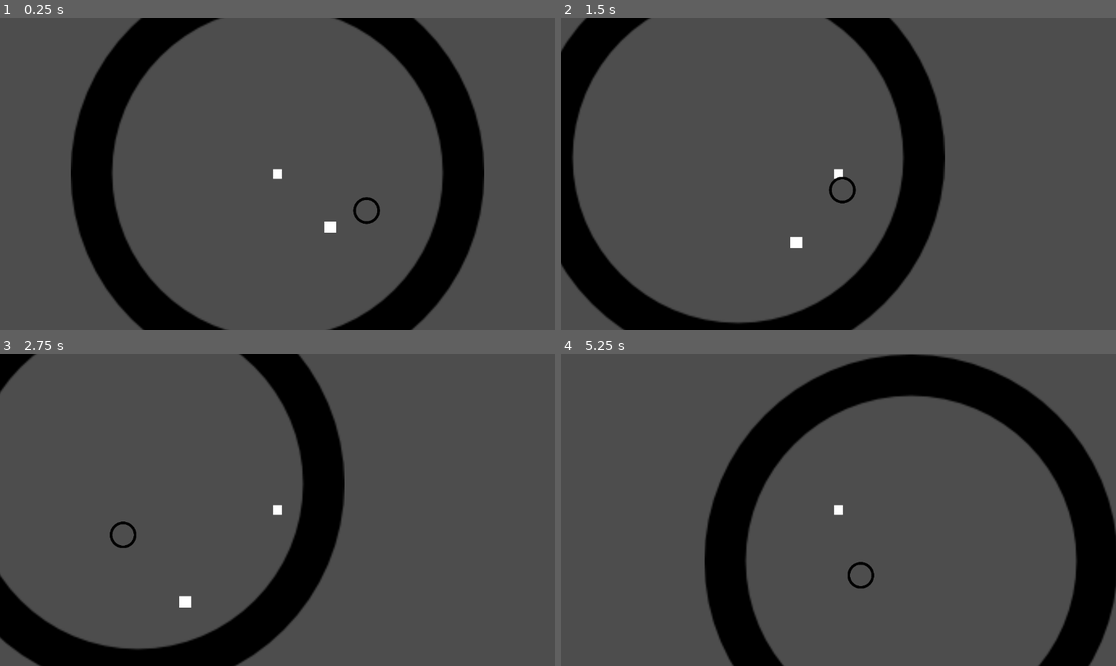
Above: before the commit, frames 1-4 (two rows, left to right).
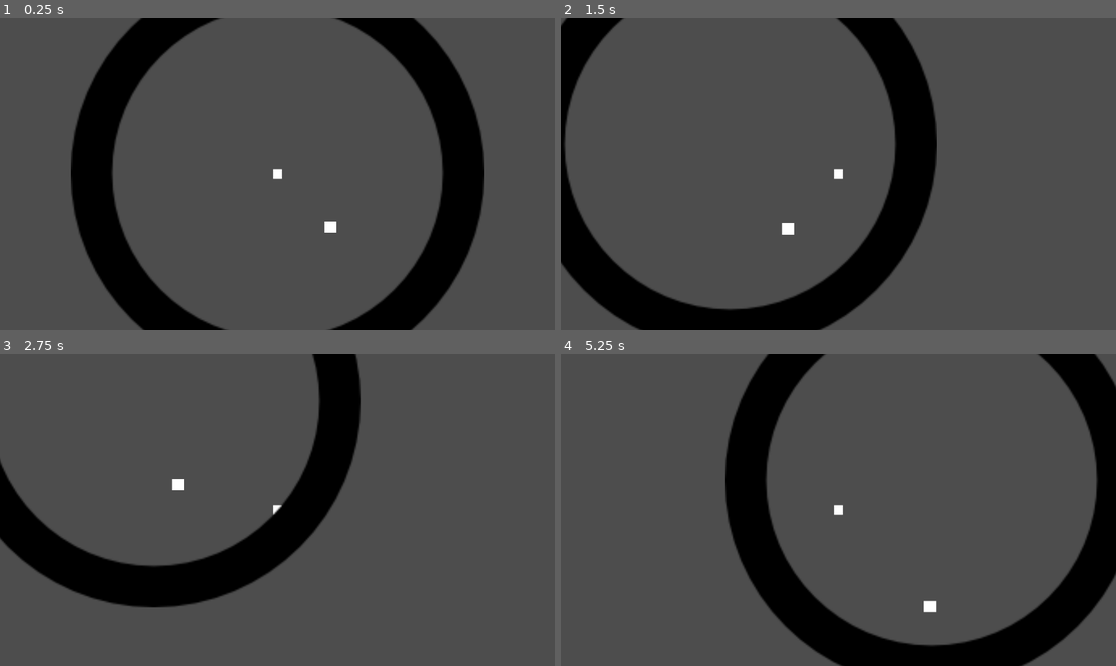
Above: after the commit, the same moments.

Repository: Belphonz/GlobalGameJam2024
Game: Godot game, scene res://scenes/MainScene.tscn
The game is run twice, just before and just after one commit, with the same random seed, the same clock (stepped at 60 frames per second) and the same inputs. Before the commit the project starts from res://Temp.tscn.
Inputs (mouse positions are in pixels of both pictures, inside the frame that each line leads up to):
- Up to frame 1 (0.25 s): no input
- Up to frame 2 (1.5 s): move the mouse to (960, 158) at 0.52 s; hold D (move_right) 0.53-1.28 s; move the mouse to (727, 189) at 1.27 s; hold S (move_down) from 1.28 s (still down)
- Up to frame 3 (2.75 s): move the mouse to (333, 441) at 2.02 s; release S (move_down) at 2.03 s; hold D (move_right) from 2.03 s (still down)
- Up to frame 4 (5.25 s): move the mouse to (810, 572) at 2.77 s; release D (move_right) at 2.78 s; hold W (move_up) 2.78-3.53 s; move the mouse to (1005, 556) at 3.52 s; hold A (move_left) 3.53-5.03 s; move the mouse to (672, 463) at 4.27 s; move the mouse to (866, 510) at 5.02 s; hold S (move_down) from 5.03 s (still down)

The runs differ from the first frame. In frame 1, 0.1% of the frame differs, in the area x 63-69%, y 57-67%; in frame 2, 7.7%; in frame 3, 21%; in frame 4, 28%, in the area x 25-100%, y 0-100%.

Commit message:
Overall Cleaned and Renamed all current Files

Diff:
--- a/Temp.tscn
+++ /dev/null
@@ -1,36 +0,0 @@
-[gd_scene load_steps=5 format=3 uid="uid://cjbyx4hiq874j"]
-
-[ext_resource type="Texture2D" uid="uid://3j7whj1v2r3q" path="res://assets/gfx/Hollow_CircleTEMP.png" id="1_b6lhf"]
-[ext_resource type="PackedScene" uid="uid://dqwi7ki8bncgk" path="res://elements/player.tscn" id="1_tctef"]
-[ext_resource type="PackedScene" uid="uid://b1ma2y6clm8hm" path="res://elements/enemies/enemyManager.tscn" id="2_3reb6"]
-[ext_resource type="PackedScene" uid="uid://5r5oq3pr8bb7" path="res://elements/bullets/bullet.tscn" id="4_ra7qc"]
-
-[node name="Temp" type="Node2D"]
-
-[node name="Area2D" type="Area2D" parent="."]
-position = Vector2(1, 1)
-disable_mode = 1
-
-[node name="Sprite2D" type="Sprite2D" parent="Area2D"]
-modulate = Color(0.180392, 0.439216, 0.254902, 1)
-position = Vector2(-1.00002, -3.00002)
-scale = Vector2(3.35201, 3.35201)
-texture = ExtResource("1_b6lhf")
-
-[node name="StaticBody2D" type="StaticBody2D" parent="Area2D"]
-
-[node name="CollisionPolygon2D" type="CollisionPolygon2D" parent="Area2D/StaticBody2D"]
-position = Vector2(-1.00002, -3.00002)
-scale = Vector2(2.69141, 2.69141)
-build_mode = 1
-polygon = PackedVector2Array(49, -123.6, 53.132, -122.241, 74, -110.3, 74, -108.9, 100, -86.9, 100, -84.7, 117, -62.7, 119.64, -57.5906, 128, -35.4, 130.415, 7.45058e-06, 128, 30.8, 121.5, 54, 119.64, 56.8475, 111.466, 70.2234, 109, 74, 99, 88, 97.3468, 89.1726, 73.9389, 108.122, 69.4803, 111.837, 52.6, 122, 47.5587, 123.727, 35.4, 128, -1.85775, 130.415, -37, 128, -40.1277, 127.071, -54, 121.5, -58.3337, 119.64, -74, 110.2, -78.026, 107.007, -100, 86.9, -102.177, 83.5993, -117, 62.7, -117.782, 60.1915, -128, 32.5, -130.786, 1.48622, -128, -34, -123.5, -49, -121.869, -52.0173, -111.466, -72.8243, -108.122, -77.6545, -86.9, -100, -83.2277, -103.292, -63.907, -116.667, -58.3337, -119.268, -47.5, -124, -41.9854, -125.585, -30.7, -128, 0.37156, -129.672, 31, -128)
-
-[node name="Player" parent="." instance=ExtResource("1_tctef")]
-
-[node name="Node2D" parent="." instance=ExtResource("2_3reb6")]
-
-[node name="Bullet" parent="." instance=ExtResource("4_ra7qc")]
-position = Vector2(135, 76)
-scale = Vector2(0.522016, 0.522016)
-
-[connection signal="area_exited" from="Area2D" to="Player" method="_on_area_2d_area_exited"]
--- a/elements/enemies/ClownWithAK47.tscn
+++ b/elements/enemies/ClownWithAK47.tscn
@@ -5,7 +5,7 @@
 
 [sub_resource type="CircleShape2D" id="CircleShape2D_4liuj"]
 
-[node name="Enemy" type="CharacterBody2D"]
+[node name="ClownAK47" type="CharacterBody2D"]
 script = ExtResource("2_ud5t6")
 
 [node name="CollisionShape2D" type="CollisionShape2D" parent="."]
--- a/elements/enemies/baseEnemy.tscn
+++ b/elements/enemies/baseEnemy.tscn
@@ -2,7 +2,7 @@
 
 [sub_resource type="CircleShape2D" id="CircleShape2D_4liuj"]
 
-[node name="Enemy2" type="CharacterBody2D"]
+[node name="BaseEnemy" type="CharacterBody2D"]
 
 [node name="Sprite2D" type="Sprite2D" parent="."]
 
--- a/elements/enemies/enemyManager.tscn
+++ b/elements/enemies/enemyManager.tscn
@@ -2,5 +2,5 @@
 
 [ext_resource type="Script" path="res://scripts/enemy/enemyManager.gd" id="1_b1v1c"]
 
-[node name="Node2D" type="Node2D"]
+[node name="EnemyManager" type="Node2D"]
 script = ExtResource("1_b1v1c")
--- a/project.godot
+++ b/project.godot
@@ -11,7 +11,7 @@
 [application]
 
 config/name="GlobalGameJam"
-run/main_scene="res://Temp.tscn"
+run/main_scene="res://scenes/MainScene.tscn"
 config/features=PackedStringArray("4.2", "Forward Plus")
 config/icon="res://icon.svg"
 
--- /dev/null
+++ b/scenes/MainScene.tscn
@@ -0,0 +1,13 @@
+[gd_scene load_steps=4 format=3 uid="uid://cjbyx4hiq874j"]
+
+[ext_resource type="PackedScene" uid="uid://bce50lylylis" path="res://scenes/Stage.tscn" id="1_eong5"]
+[ext_resource type="PackedScene" uid="uid://dqwi7ki8bncgk" path="res://elements/player.tscn" id="2_rnxx0"]
+[ext_resource type="PackedScene" uid="uid://b1ma2y6clm8hm" path="res://elements/enemies/enemyManager.tscn" id="3_i7k7l"]
+
+[node name="Main" type="Node2D"]
+
+[node name="Player" parent="." instance=ExtResource("2_rnxx0")]
+
+[node name="EnemyManager" parent="." instance=ExtResource("3_i7k7l")]
+
+[node name="Stage" parent="." instance=ExtResource("1_eong5")]
--- /dev/null
+++ b/scenes/Stage.tscn
@@ -0,0 +1,21 @@
+[gd_scene load_steps=2 format=3 uid="uid://bce50lylylis"]
+
+[ext_resource type="Texture2D" uid="uid://3j7whj1v2r3q" path="res://assets/gfx/Hollow_CircleTEMP.png" id="1_4oupj"]
+
+[node name="Stage" type="Area2D"]
+position = Vector2(1, 1)
+disable_mode = 1
+
+[node name="Sprite2D" type="Sprite2D" parent="."]
+modulate = Color(0.180392, 0.439216, 0.254902, 1)
+position = Vector2(-1.00002, -3.00002)
+scale = Vector2(3.35201, 3.35201)
+texture = ExtResource("1_4oupj")
+
+[node name="StaticBody2D" type="StaticBody2D" parent="."]
+
+[node name="CollisionPolygon2D" type="CollisionPolygon2D" parent="StaticBody2D"]
+position = Vector2(-1.00002, -3.00002)
+scale = Vector2(2.69141, 2.69141)
+build_mode = 1
+polygon = PackedVector2Array(49, -123.6, 53.132, -122.241, 74, -110.3, 74, -108.9, 100, -86.9, 100, -84.7, 117, -62.7, 119.64, -57.5906, 128, -35.4, 130.415, 7.45058e-06, 128, 30.8, 121.5, 54, 119.64, 56.8475, 111.466, 70.2234, 109, 74, 99, 88, 97.3468, 89.1726, 73.9389, 108.122, 69.4803, 111.837, 52.6, 122, 47.5587, 123.727, 35.4, 128, -1.85775, 130.415, -37, 128, -40.1277, 127.071, -54, 121.5, -58.3337, 119.64, -74, 110.2, -78.026, 107.007, -100, 86.9, -102.177, 83.5993, -117, 62.7, -117.782, 60.1915, -128, 32.5, -130.786, 1.48622, -128, -34, -123.5, -49, -121.869, -52.0173, -111.466, -72.8243, -108.122, -77.6545, -86.9, -100, -83.2277, -103.292, -63.907, -116.667, -58.3337, -119.268, -47.5, -124, -41.9854, -125.585, -30.7, -128, 0.37156, -129.672, 31, -128)
--- a/scenes/testScene.tscn
+++ /dev/null
@@ -1,10 +0,0 @@
-[gd_scene load_steps=3 format=3 uid="uid://y3snefgxr0it"]
-
-[ext_resource type="PackedScene" uid="uid://b1ma2y6clm8hm" path="res://elements/enemies/enemyManager.tscn" id="1_y4ybu"]
-[ext_resource type="PackedScene" uid="uid://cggq51ovm241u" path="res://player.tscn" id="2_mn4c1"]
-
-[node name="TestScene" type="Node2D"]
-
-[node name="Node2D" parent="." instance=ExtResource("1_y4ybu")]
-
-[node name="Player" parent="." instance=ExtResource("2_mn4c1")]
Not shown, removed: assets/.gitkeep
Not shown, removed: elements/.gitkeep
Not shown, removed: nodC6B2.tmp
Not shown, removed: scenes/.gitkeep
Not shown, removed: scripts/.gitkeep
